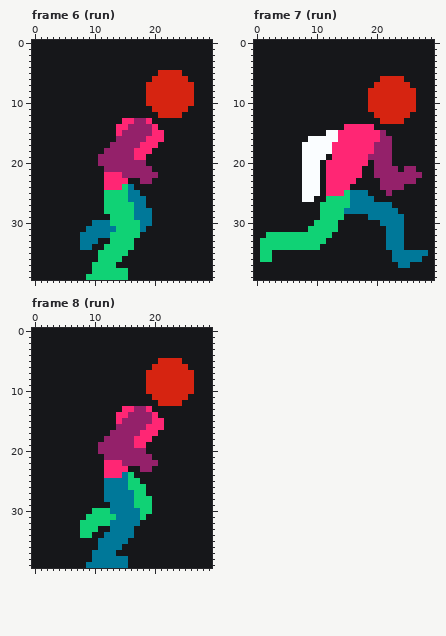
Pixel-art file, stored at 8.Asset/2D/texture_player.ase. This is how it looked before the edit.
30x40 pixels, 12 frames. Shown: frame 6 (run), frame 7 (run), frame 8 (run). The commit also changed other frames, which this record leaves out.
Now the later version:
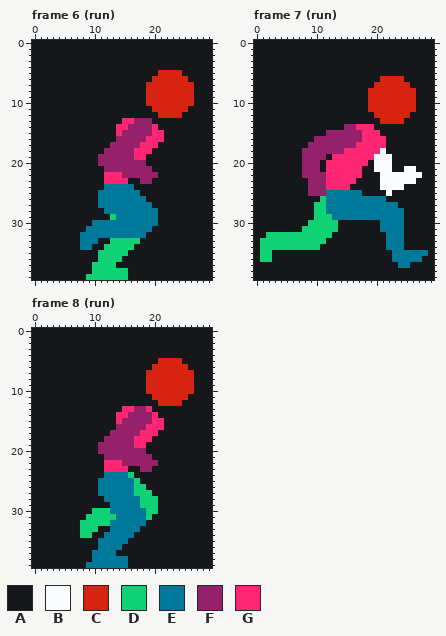
Palette (. is transparent): A #16171a  B #fafdff  C #d62411  D #10d275  E #007899  F #94216a  G #ff2674
From the commit log: Add ghost visuals, update player sprite
Change:
--- frame 6 (run), layer "posing"
@@ x 17..21 @@
 12 AAAAC
-13 FFGAA
+13 FFFAA
 14 FFFGA
@@ x 9..22 @@
 23 AAAGGGGAAFFAAA
-24 AAAGGGDEAAAAAA
-25 AAADDDDEEAAAAA
-26 AAADDDDEEEAAAA
-27 AAADDDDDEEAAAA
-28 AAADDDDDEEEAAA
-29 AAAADDDDEEEAAA
-30 AEEEDDDDDEEAAA
-31 EEEEEDDDDEAAAA
-32 EEEEDDDDDAAAAA
-33 EEAADDDDAAAAAA
+24 AAAEEEEEAAAAAA
+25 AAEEEEEEEAAAAA
+26 AAEEEEEEEEAAAA
+27 AAEEEEEEEEEAAA
+28 AAAEEEEEEEEEAA
+29 AAAADEEEEEEEAA
+30 AEEEEEEEEEEEAA
+31 EEEEEEEEEEEAAA
+32 EEEEEEEEEEAAAA
+33 EEAADDDDDAAAAA
 34 EAADDDDDAAAAAA
--- frame 7 (run), layer "posing"
@@ x 0..29 @@
 13 AAAAAAAAAAAAAAAAAAAAACCCCAAAAA
-14 AAAAAAAAAAAAAAAGGGGGAAAAAAAAAA
-15 AAAAAAAAAAAABBGGGGGGGFAAAAAAAA
-16 AAAAAAAAABBBBBGGGGGGGFFAAAAAAA
-17 AAAAAAAABBBBBGGGGGGGFFFAAAAAAA
-18 AAAAAAAABBBBBGGGGGGGFFFAAAAAAA
-19 AAAAAAAABBBBAGGGGGGFFFFAAAAAAA
-20 AAAAAAAABBBAGGGGGGGAFFFAAAAAAA
-21 AAAAAAAABBBAGGGGGGAAFFFFAFFAAA
-22 AAAAAAAABBBAGGGGGGAAFFFFFFFFAA
-23 AAAAAAAABBBAGGGGGAAAAFFFFFFAAA
-24 AAAAAAAABBBAGGGGAAAAAFFFFAAAAA
-25 AAAAAAAABBBAGGGDEEEAAAFAAAAAAA
-26 AAAAAAAABBAADDDDEEEEAAAAAAAAAA
-27 AAAAAAAAAAADDDDDEEEEEEEAAAAAAA
-28 AAAAAAAAAAADDDDEEEEEEEEEAAAAAA
-29 AAAAAAAAAAADDDDAAAAEEEEEEAAAAA
-30 AAAAAAAAAADDDDAAAAAAAEEEEAAAAA
-31 AAAAAAAAADDDDDAAAAAAAAEEEAAAAA
+14 AAAAAAAAAAAAAAAFFGGGAAAAAAAAAA
+15 AAAAAAAAAAAAFFFFFFGGGAAAAAAAAA
+16 AAAAAAAAAAFFFFFFFFGGGGAAAAAAAA
+17 AAAAAAAAAFFFFFFFFGGGGGAAAAAAAA
+18 AAAAAAAAFFFFFFFGGGGGGBAAAAAAAA
+19 AAAAAAAAFFFFAGGGGGGGBBBAAAAAAA
+20 AAAAAAAAFFFAGGGGGGGABBBAAAAAAA
+21 AAAAAAAAFFFAGGGGGGAABBBAABBAAA
+22 AAAAAAAAFFFFGGGGGGAAABBBBBBBAA
+23 AAAAAAAAAFFFGGGGGAAAABBBBBBAAA
+24 AAAAAAAAAFFFGGGGAAAAABBBBAAAAA
+25 AAAAAAAAAFFFEEEEEEAAAABAAAAAAA
+26 AAAAAAAAAAADEEEEEEEEEEAAAAAAAA
+27 AAAAAAAAAADDEEEEEEEEEEEEAAAAAA
+28 AAAAAAAAAADDEEEEEEEEEEEEEAAAAA
+29 AAAAAAAAAADDDEEEEEEEEEEEEAAAAA
+30 AAAAAAAAADDDDDAAAAAAAEEEEAAAAA
+31 AAAAAAAADDDDDDAAAAAAAEEEEAAAAA
 32 AADDDDDDDDDDDAAAAAAAAAEEEAAAAA
--- frame 8 (run), layer "posing"
@@ x 9..22 @@
 23 AAAGGGGAAFFAAA
-24 AAAGGGEDAAAAAA
-25 AAAEEEEDDAAAAA
-26 AAAEEEEDDDAAAA
-27 AAAEEEEEDDAAAA
-28 AAAEEEEEDDDAAA
-29 AAAAEEEEDDDAAA
-30 ADDDEEEEEDDAAA
-31 DDDDDEEEEDAAAA
-32 DDDDEEEEEAAAAA
-33 DDAAEEEEAAAAAA
+24 AAAEEEEDAAAAAA
+25 AAEEEEEEDAAAAA
+26 AAEEEEEEDDAAAA
+27 AAEEEEEEDDDAAA
+28 AAAEEEEEEDDDAA
+29 AAAAEEEEEDDDAA
+30 ADDDEEEEEEDDAA
+31 DDDDDEEEEEDAAA
+32 DDDDEEEEEEAAAA
+33 DDAAEEEEEAAAAA
 34 DAAEEEEEAAAAAA
Pixel boxes of the changes (left, top, right, bottom) in both pictures:
changed: (146, 118, 152, 124)
changed: (98, 184, 158, 244)
changed: (302, 124, 422, 232)
changed: (98, 472, 158, 532)
